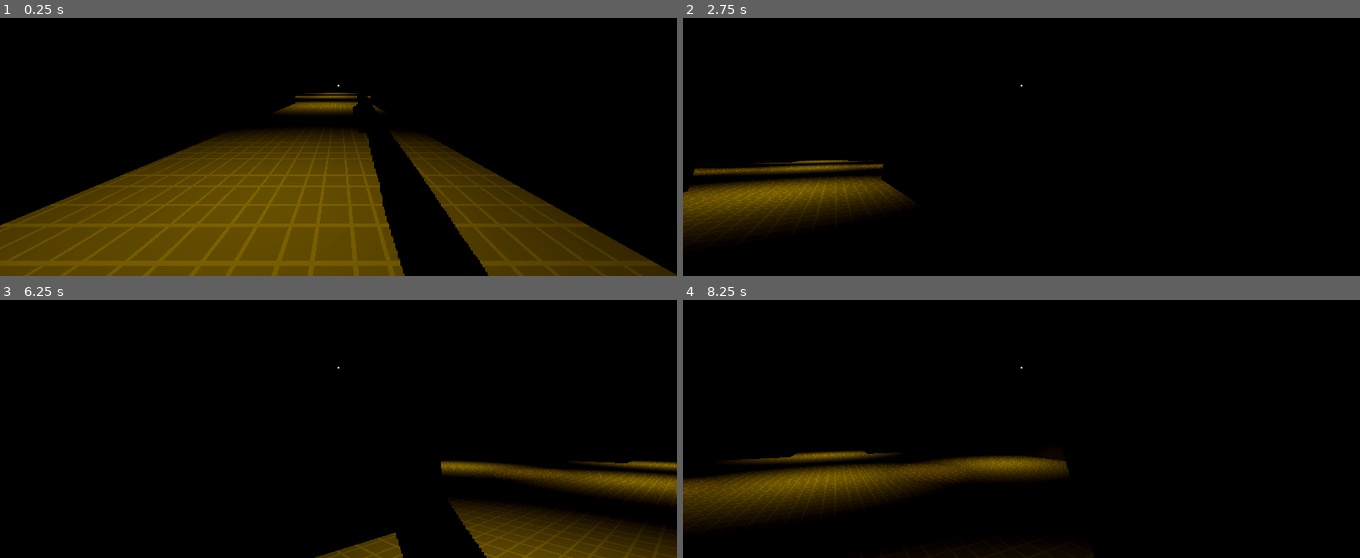
Above: before the commit, frames 1-4 (two rows, left to right).
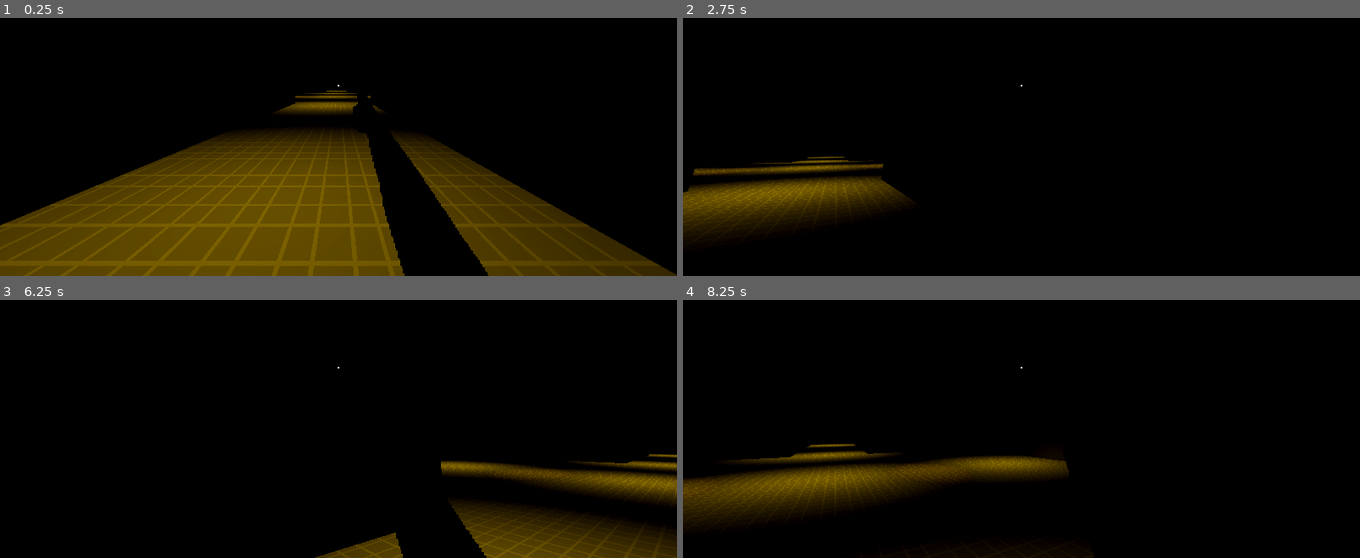
Above: after the commit, the same moments.

Repository: Rain-Gayming/zomboid-like
Game: Godot game, scene res://world/levels/level_1.tscn
Same seed, same stepped clock (60 frames per second), same inputs: the game is played once before the commit and once after it. This scene is started directly instead of the project's main scene.
Inputs (mouse positions are in pixels of both pictures, inside the frame that each line leads up to):
- Up to frame 1 (0.25 s): no input
- Up to frame 2 (2.75 s): move the mouse to (1055, 85) at 0.52 s; hold W (movement_forward) from 0.53 s (still down); click (1055, 85) at 0.6 s; tap Space (movement_jump) at 0.77, 1.52 s; tap Enter at 1.25 s; move the mouse to (987, 87) at 1.27 s; click (987, 87) at 1.35 s; move the mouse to (1035, 79) at 2.02 s; click (1035, 79) at 2.1 s
- Up to frame 3 (6.25 s): move the mouse to (331, 374) at 2.77 s; click (331, 374) at 2.85 s; tap Space (movement_jump) at 3.02, 3.77, 4.25, 4.52, 6.02 s; move the mouse to (385, 372) at 3.52 s; click (385, 372) at 3.6 s; move the mouse to (284, 361) at 4.27 s; click (284, 361) at 4.35 s; move the mouse to (345, 367) at 5.02 s; click (345, 367) at 5.1 s; move the mouse to (311, 359) at 5.77 s; release W (movement_forward) at 5.78 s; hold D (movement_right) from 5.78 s (still down); click (311, 359) at 5.85 s
- Up to frame 4 (8.25 s): move the mouse to (1055, 367) at 6.52 s; release D (movement_right) at 6.53 s; hold W (movement_forward) from 6.53 s (still down); click (1055, 367) at 6.6 s; tap Space (movement_jump) at 6.77, 7.52 s; tap Enter at 7.25 s; move the mouse to (987, 369) at 7.27 s; click (987, 369) at 7.35 s; move the mouse to (1035, 361) at 8.02 s; click (1035, 361) at 8.1 s

The runs differ from the first frame. In frame 1, less than 0.1% of the frame differs, in the area x 48-52%, y 28-29%; in frame 2, less than 0.1%; in frame 3, less than 0.1%; in frame 4, less than 0.1%, in the area x 18-26%, y 55-58%.

Commit message:
fixed lighting in level 1

Diff:
--- a/world/levels/level_1.tscn
+++ b/world/levels/level_1.tscn
@@ -183,9 +183,13 @@
 mesh = SubResource("BoxMesh_i804w")
 
 [node name="pickup_base" parent="environment/world/red_room/pillar" instance=ExtResource("2_km60l")]
-transform = Transform3D(0.589, 0, 0, 0, 0.195, 0, 0, 0, 0.589, 0, 0.708434, 0)
+transform = Transform3D(0.589, 0, 0, 0, 0.195, 0, 0, 0, 0.589, -0.0218811, 0.73022, -0.0450897)
 sprite = ExtResource("3_3x4ra")
 tag = 2
+
+[node name="OmniLight3D2" type="OmniLight3D" parent="environment/world/red_room/pillar/pickup_base"]
+transform = Transform3D(1, 0, 0, 0, 1, 0, 0, 0, 1, 0, 0, 0)
+light_color = Color(1, 0, 0, 1)
 
 [node name="blocks" type="Node3D" parent="environment/world/red_room"]
 
@@ -428,6 +432,10 @@
 transform = Transform3D(0.589185, 0, 0, 0, 0.19478, 0, 0, 0, 0.56205, 0, 0.656322, 0)
 sprite = ExtResource("8_k5x7d")
 tag = 4
+
+[node name="OmniLight3D2" type="OmniLight3D" parent="environment/world/blue_room/pillar/pickup_base"]
+transform = Transform3D(1, 0, 0, 0, 1, 0, 0, 0, 1, 0, 0, 0)
+light_color = Color(0, 0.823529, 0.823529, 1)
 
 [node name="final_coridoor" type="Node3D" parent="environment/world"]
 transform = Transform3D(1, 0, 0, 0, 1, 0, 0, 0, 1, 0, 0, 289.4)
@@ -664,8 +672,17 @@
 spot_angle = 55.9
 
 [node name="SpotLight3D18" type="SpotLight3D" parent="lights"]
-transform = Transform3D(1, 0, 0, 0, -4.37114e-08, 1, 0, -1, -4.37114e-08, 118, 9, 163)
-light_color = Color(0.738289, 0.598071, 0, 1)
+transform = Transform3D(1, 0, 0, 0, -4.37114e-08, 1, 0, -1, -4.37114e-08, 128, 9, 163)
+light_color = Color(1, 0, 0, 1)
+light_energy = 2.095
+light_bake_mode = 1
+shadow_enabled = true
+spot_range = 4096.0
+spot_angle = 55.9
+
+[node name="SpotLight3D30" type="SpotLight3D" parent="lights"]
+transform = Transform3D(1, 0, 0, 0, -4.37114e-08, 1, 0, -1, -4.37114e-08, 109, 9, 163)
+light_color = Color(1, 0, 0, 1)
 light_energy = 2.095
 light_bake_mode = 1
 shadow_enabled = true
@@ -673,8 +690,8 @@
 spot_angle = 55.9
 
 [node name="SpotLight3D19" type="SpotLight3D" parent="lights"]
-transform = Transform3D(1, 0, 0, 0, -4.37114e-08, 1, 0, -1, -4.37114e-08, -54, 9, 163)
-light_color = Color(0.738289, 0.598071, 0, 1)
+transform = Transform3D(1, 0, 0, 0, -4.37114e-08, 1, 0, -1, -4.37114e-08, -54, 8.89608, 163)
+light_color = Color(0, 0.823529, 0.823529, 1)
 light_energy = 2.095
 light_bake_mode = 1
 shadow_enabled = true
@@ -682,8 +699,8 @@
 spot_angle = 55.9
 
 [node name="SpotLight3D20" type="SpotLight3D" parent="lights"]
-transform = Transform3D(1, 0, 0, 0, -4.37114e-08, 1, 0, -1, -4.37114e-08, -95, 9, 163)
-light_color = Color(0.738289, 0.598071, 0, 1)
+transform = Transform3D(1, 0, 0, 0, -4.37114e-08, 1, 0, -1, -4.37114e-08, -95, 7.5698, 163)
+light_color = Color(0, 0.823529, 0.823529, 1)
 light_energy = 2.095
 light_bake_mode = 1
 shadow_enabled = true
--- a/world/levels/level_2.tscn
+++ b/world/levels/level_2.tscn
@@ -483,6 +483,9 @@
 sprite = ExtResource("7_rxlop")
 tag = 4
 
+[node name="OmniLight3D" type="OmniLight3D" parent="environment/world/pillar/pickup_base"]
+light_color = Color(1, 0, 0, 1)
+
 [node name="pillar2" type="CSGMesh3D" parent="environment/world"]
 transform = Transform3D(1.69726, 0, 0, 0, 5.134, 0, 0, 0, 1.7792, 17.4853, 0.445, 68.273)
 use_collision = true
@@ -492,6 +495,10 @@
 transform = Transform3D(0.589185, 0, 0, 0, 0.19478, 0, 0, 0, 0.56205, 0, 0.656322, 0)
 sprite = ExtResource("8_pl3bb")
 tag = 2
+
+[node name="OmniLight3D2" type="OmniLight3D" parent="environment/world/pillar2/pickup_base"]
+transform = Transform3D(1, 0, 0, 0, 1, 0, 0, 0, 1, 0, 0, 0)
+light_color = Color(0, 0.823529, 0.823529, 1)
 
 [node name="ui" type="Control" parent="."]
 layout_mode = 3
@@ -579,7 +586,7 @@
 
 [node name="SpotLight3D24" type="SpotLight3D" parent="lights"]
 transform = Transform3D(1, 0, 0, 0, -4.37114e-08, 1, 0, -1, -4.37114e-08, 24.8497, 9, 59)
-light_color = Color(0.738289, 0.598071, 0, 1)
+light_color = Color(0, 0.823529, 0.823529, 1)
 light_energy = 2.095
 shadow_enabled = true
 spot_range = 4096.0
@@ -611,7 +618,7 @@
 
 [node name="SpotLight3D28" type="SpotLight3D" parent="lights"]
 transform = Transform3D(1, 0, 0, 0, -4.37114e-08, 1, 0, -1, -4.37114e-08, -116.15, 9, 49)
-light_color = Color(0.738289, 0.598071, 0, 1)
+light_color = Color(1, 0, 0, 1)
 light_energy = 2.095
 shadow_enabled = true
 spot_range = 4096.0
@@ -619,7 +626,7 @@
 
 [node name="SpotLight3D29" type="SpotLight3D" parent="lights"]
 transform = Transform3D(1, 0, 0, 0, -4.37114e-08, 1, 0, -1, -4.37114e-08, -116.15, 9, 70)
-light_color = Color(0.738289, 0.598071, 0, 1)
+light_color = Color(1, 0, 0, 1)
 light_energy = 2.095
 shadow_enabled = true
 spot_range = 4096.0
@@ -627,7 +634,7 @@
 
 [node name="SpotLight3D30" type="SpotLight3D" parent="lights"]
 transform = Transform3D(1, 0, 0, 0, -4.37114e-08, 1, 0, -1, -4.37114e-08, -116.15, 9, 91)
-light_color = Color(0.738289, 0.598071, 0, 1)
+light_color = Color(1, 0, 0, 1)
 light_energy = 2.095
 shadow_enabled = true
 spot_range = 4096.0
